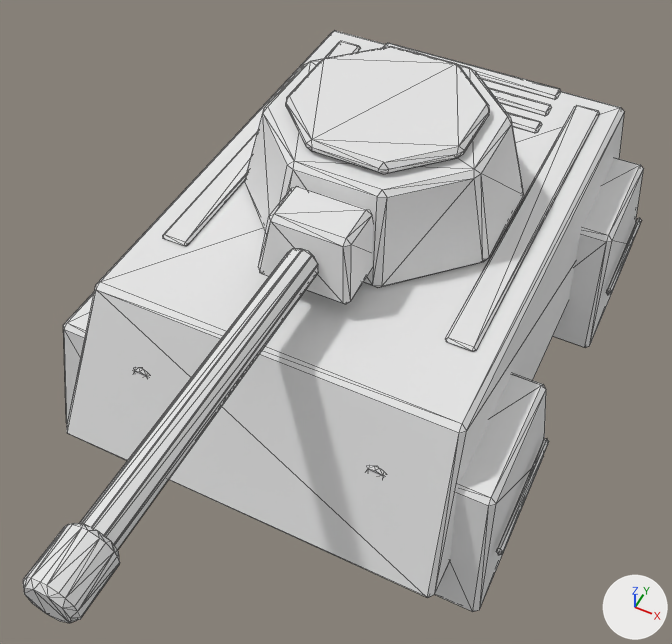
What one commit did to the glTF model art/units/lighttank.glb.
One viewpoint serves both versions: a 50 mm camera at (5.44, -12.53, 15.69) aimed at (0.25, -2.15, 2.72). Arrows for +X, +Y and +Z are at lower right; the lights stay in place. The older version comes first. Mesh edges are drawn as thin lines. Vertices at exactly the same position are counted once.

The older version as bpy lines, for what is in view:
```python
me_piece = bpy.data.meshes.new('piece')
me_piece.from_pydata(...)  # 688 vertices, 1284 faces; spans x -4.6..4.6, y -9.6..5.7, z 0.0..5.9
ob_lighttank = bpy.data.objects.new('lighttank', me_piece)
ob_lighttank.location = (0.0, 0.0, 0.0)
```
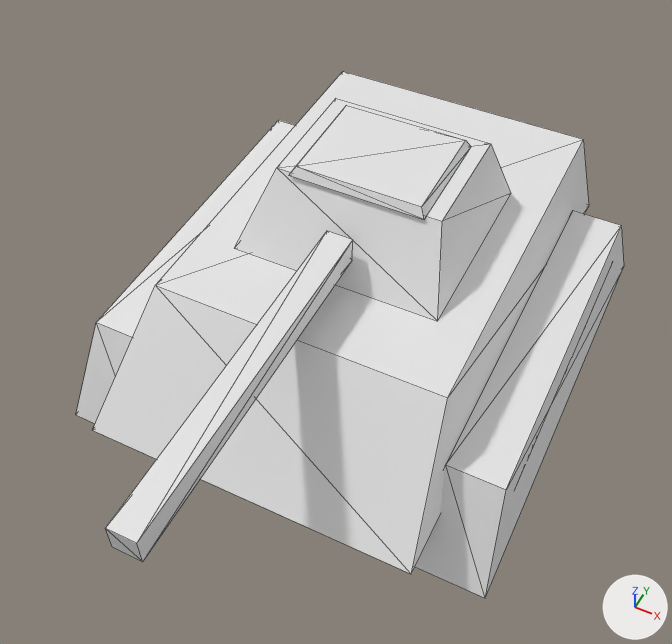
Location of each change, (x1, y1, x2, y2) in pixels of the pictures (672 x 644 px):
'lighttank', reshaped (12% narrower, 11% shorter)
    before: (23, 31, 644, 623)
    after: (76, 71, 624, 598)
part 1 of me_piece, added
    after: (105, 231, 353, 562)
part 2 of me_piece, rebuilt (11% narrower, 11% shorter)
    before: (67, 31, 624, 598)
    after: (93, 71, 589, 574)
part 3 of me_piece, deleted
    before: (23, 41, 644, 623)
part 4 of me_piece, added
    after: (76, 99, 624, 598)

Patch to the scene script:
```diff
--- a/art/units/lighttank.glb.py
+++ b/art/units/lighttank.glb.py
@@ me_piece @@
 # used by ob_lighttank; location = (0.0, 0.0, 0.0)
-me_piece.from_pydata(...)  # 688 vertices, 1284 faces; spans x -4.6..4.6, y -9.6..5.7, z 0.0..5.9
+me_piece.from_pydata(...)  # 64 vertices, 96 faces; spans x -4.5..4.5, y -8.2..5.1, z 0.0..4.9
+# me_piece part 1: a new loose piece, a box spanning x -0.26..0.26, y -8.2..-1.5, z 3.75..4.27
+# me_piece part 2: the loose piece of 24 vertices spanning x -3.8..3.8, y -5.7..5.7, z 1.0..3.9 is rebuilt with 8 vertices and now spans x -3.3..3.3, y -5.4..5.1, z 1.1..3.3
+# me_piece part 3: 22 loose pieces with 664 vertices, spanning x -4.6..4.6, y -9.6..5.5, z 0.0..5.9, are deleted
+# me_piece part 4
+# 32 vertices are added at x -4.5..4.5, y -4.7..4.7, z 0.0..4.9
+# 48 new faces join them
+# other edits to the shape of me_piece do not show in these pictures
```
